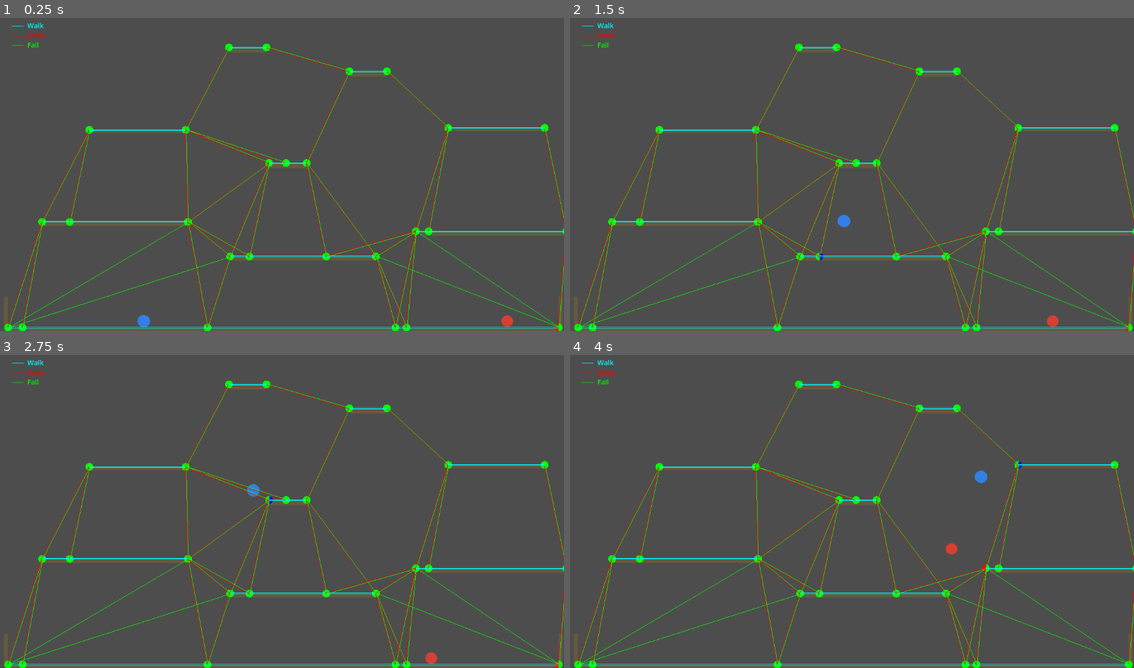
Above: before the commit, frames 1-4 (two rows, left to right).
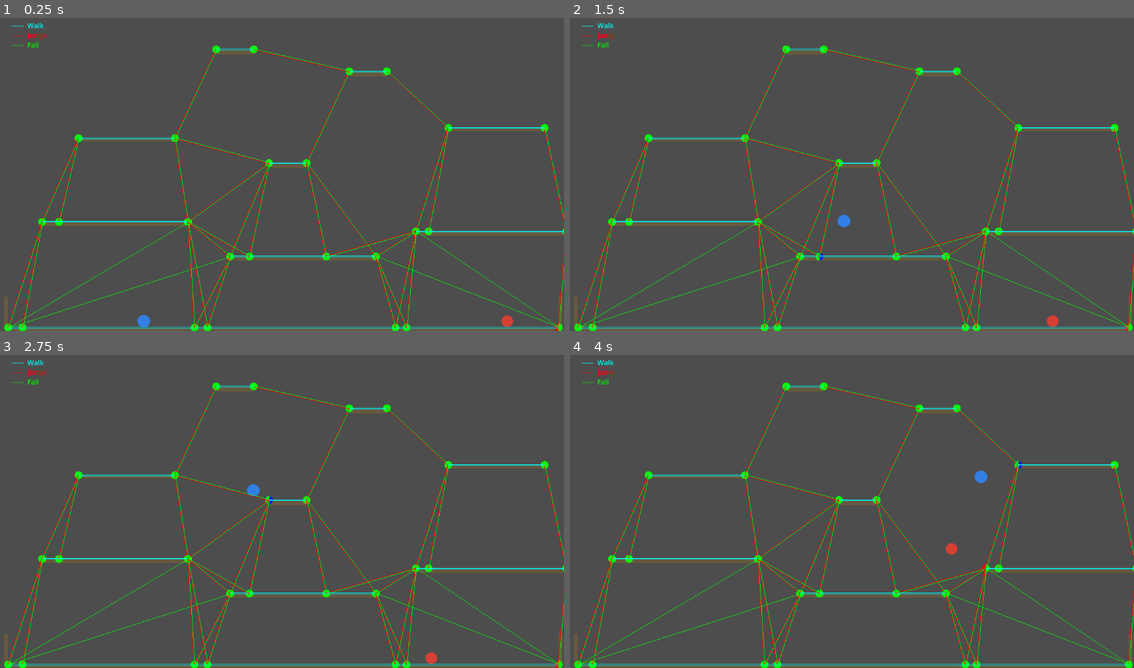
Above: after the commit, the same moments.

Repository: xhocquet/2d-platformer-pathfinding-demo
Game: Godot game, scene res://main.tscn
Two runs of this game, one before a commit and one after it. Both use one fixed random seed, a clock stepped at 60 frames per second and the inputs below.
Inputs:
- Up to frame 1 (0.25 s): no input
- Up to frame 2 (1.5 s): hold D (move_right) from 0.53 s (still down); tap W (jump) at 0.6, 0.77, 1.07, 1.35 s
- Up to frame 3 (2.75 s): tap W (jump) at 1.52, 1.82, 2.1 s; release D (move_right) at 2.03 s; hold A (move_left) from 2.03 s (still down)
- Up to frame 4 (4 s): release A (move_left) at 2.78 s; hold D (move_right) from 2.78 s (still down); tap W (jump) at 2.85, 3.02, 3.32, 3.6, 3.77 s

The runs differ from the first frame. In frame 1, 2.0% of the frame differs, in the area x 7-62%, y 8-100%; in frame 2, 2.0%; in frame 3, 2.0%; in frame 4, 2.0%.

Commit message:
Checkpoint

Diff:
--- a/enemy.gd
+++ b/enemy.gd
@@ -28,7 +28,7 @@
 ################################################################################
 func _ready() -> void:
 	_player = get_parent().get_node("Player") as CharacterBody2D
-	_graph = (get_parent().get_node("SectionGraph") as Node2D).graph
+	_graph = (get_parent().get_node("NaviGraph") as NaviGraph).graph
 	call_deferred("_initialize_ai_state")
 
 func _initialize_ai_state() -> void:
--- a/main.tscn
+++ b/main.tscn
@@ -1,6 +1,6 @@
 [gd_scene load_steps=7 format=3 uid="uid://cyx8m53vblv5h"]
 
-[ext_resource type="Script" uid="uid://qr7req7m0fik" path="res://section_graph_node.gd" id="1_graph_node"]
+[ext_resource type="Script" uid="uid://73nxds8a005i" path="res://navi_graph.gd" id="1_graph_node"]
 [ext_resource type="Script" uid="uid://dpqn24ggp7h6e" path="res://player.gd" id="1_script"]
 [ext_resource type="Script" uid="uid://cqutwd5buay8s" path="res://enemy.gd" id="2_script"]
 
@@ -72,7 +72,7 @@
 polygon = PackedVector2Array(-60, -12, 60, -12, 60, 12, -60, 12)
 
 [node name="Platform9" type="StaticBody2D" parent="."]
-position = Vector2(506, 73.09428)
+position = Vector2(480, 77.09945)
 scale = Vector2(0.6400484, 0.45145908)
 
 [node name="CollisionShape2D" type="CollisionShape2D" parent="Platform9"]
@@ -83,7 +83,7 @@
 polygon = PackedVector2Array(-60, -12, 60, -12, 60, 12, -60, 12)
 
 [node name="Platform5" type="StaticBody2D" parent="."]
-position = Vector2(281, 240.30994)
+position = Vector2(259, 257.3319)
 scale = Vector2(1.64, 0.27999997)
 
 [node name="CollisionShape2D" type="CollisionShape2D" parent="Platform5"]
@@ -172,5 +172,5 @@
 color = Color(0.85, 0.25, 0.2, 1)
 polygon = PackedVector2Array(22, 0, 20.36, 5.7, 15.56, 10.5, 9.87, 12.06, 3.88, 10.38, -0.94, 5.7, -2.53, 0, -0.94, -5.7, 3.88, -10.38, 9.87, -12.06, 15.56, -10.5, 20.36, -5.7)
 
-[node name="SectionGraph" type="Node2D" parent="."]
+[node name="NaviGraph" type="Node2D" parent="."]
 script = ExtResource("1_graph_node")
--- a/section_graph_node.gd
+++ b/navi_graph.gd
@@ -1,11 +1,16 @@
 @tool
-class_name SectionGraphNode
+class_name NaviGraph
 extends Node2D
 
 @export var debug_draw := true
+@export var max_jump_height: float = 220.0 # Max vertical rise for jump edges
+@export var jump_point_offset: float = 40.0 # Horizontal offset of jump points from ledge edge
+@export var max_edge_length: float = 300.0 # Max edge length (0 = no limit)
+@export var collapse_radius: float = 20.0 # Merge points within this distance
 
 var graph: SectionGraph
 var debug_ui: DebugUI
+
 var _last_source_positions: Dictionary = {}  # node path -> Vector2 (editor only)
 var _player: CharacterBody2D
 var _enemy: CharacterBody2D
@@ -17,7 +22,14 @@
 	graph = SectionGraph.new()
 	debug_ui = DebugUI.new()
 
+func _apply_graph_params() -> void:
+	graph.max_jump_height = max_jump_height
+	graph.jump_point_offset = jump_point_offset
+	graph.max_edge_length = max_edge_length
+	graph.collapse_radius = collapse_radius
+
 func _ready() -> void:
+	_apply_graph_params()
 	graph.set_root(get_parent())
 	_player = get_parent().get_node("Player") as CharacterBody2D
 	_enemy = get_parent().get_node("Enemy") as CharacterBody2D
@@ -31,7 +43,7 @@
 		out[parent.get_path_to(body)] = body.global_position
 	return out
 
-func _source_positions_changed(new_positions: Dictionary) -> bool:
+func _node_positions_changed(new_positions: Dictionary) -> bool:
 	if _last_source_positions.size() != new_positions.size():
 		return true
 
@@ -44,16 +56,16 @@
 
 	return false
 
+# In the editor, regenerate the graph when node positions change
 func _process(_delta: float) -> void:
 	if Engine.is_editor_hint():
 		var positions := _get_source_positions()
-		if not _source_positions_changed(positions):
+		if not _node_positions_changed(positions):
 			return
 		_last_source_positions = positions
 		graph = SectionGraph.new()
+		_apply_graph_params()
 		graph.set_root(get_parent())
-		queue_redraw()
-		return
 
 	queue_redraw()
 
@@ -72,5 +84,6 @@
 		player_sid = _player.get_current_section_id() if _player else &""
 		enemy_sid = _enemy.get_current_section_id() if _enemy else &""
 
-	debug_ui.draw_section_graph(self, graph, player_sid, enemy_sid)
-	debug_ui.draw_legend(self, graph)
+	if debug_ui:
+		debug_ui.draw_section_graph(self, graph, player_sid, enemy_sid)
+		debug_ui.draw_legend(self, graph)
--- a/player.gd
+++ b/player.gd
@@ -11,7 +11,7 @@
 var _current_section_id: StringName
 
 func _ready() -> void:
-	_graph = (get_parent().get_node("SectionGraph") as Node2D).graph
+	_graph = (get_parent().get_node("NaviGraph") as NaviGraph).graph
 
 func _physics_process(delta: float) -> void:
 	_update_closest_section()
--- a/section_graph.gd
+++ b/section_graph.gd
@@ -15,10 +15,11 @@
 var _node_to_sections: Dictionary = {}  # Node -> [section_id_left, section_id_right]
 var _platforms: Array[StaticBody2D] = []
 var _root: Node2D
-var max_jump_height: float = 220.0 # Max vertical rise for jump edges
-var jump_point_offset: float = 40.0 # Horizontal offset of jump points from ledge edge
-var max_edge_length: float = 300.0 # Max edge length (0 = no limit)
-var _collapse_radius: float = 20.0 # Merge points within this distance
+
+var max_jump_height: float = 220.0
+var jump_point_offset: float = 40.0
+var max_edge_length: float = 300.0
+var collapse_radius: float = 20.0
 
 func set_root(root: Node2D) -> void:
 	_root = root
@@ -222,7 +223,7 @@
 			var b: StringName = ids[j]
 			var pa: Vector2 = _positions.get(a, Vector2.ZERO)
 			var pb: Vector2 = _positions.get(b, Vector2.ZERO)
-			if pa.distance_to(pb) < _collapse_radius:
+			if pa.distance_to(pb) < collapse_radius:
 				var ra := _collapse_find(parent, a)
 				var rb := _collapse_find(parent, b)
 				if ra != rb:
@@ -263,6 +264,7 @@
 					continue
 				var x: float = pos.x
 				var y: float = pos.y
+				# Inner platform loop
 				for q in _platforms:
 					if q == p:
 						continue
@@ -327,8 +329,10 @@
 	for e in _edges:
 		var a: Vector2 = _positions.get(e.from, Vector2.ZERO)
 		var b: Vector2 = _positions.get(e.to, Vector2.ZERO)
+		# Prune edges that are too tall to jump
 		if absf(a.y - b.y) > max_jump_height:
 			continue
+		# Prune JUMP edges that are too long
 		if (
 		  max_edge_length > 0.0 and
 			e.type != EdgeType.WALK and
@@ -337,24 +341,23 @@
 		):
 			continue
 		keep.append(e)
+
+	# Cycle edges, refresh cache
 	_edges = keep
 	_edge_cache.clear()
 	for e in _edges:
 		_edge_cache[_edge_key(e.from, e.to, e.type)] = true
 
-# --- Small private helpers ---
-
 func _add_edge_if_reachable(from_id: StringName, to_id: StringName) -> void:
 	var from_pos: Vector2 = _positions.get(from_id, Vector2.ZERO)
 	var to_pos: Vector2 = _positions.get(to_id, Vector2.ZERO)
 	var dy: float = to_pos.y - from_pos.y
-	if dy > 0:
-		if not _is_platform_lr(from_id):
-			return
+
+	# Only allow falling from edge of platforms
+	if dy > 0 and _is_platform_lr(from_id):
 		_add_edge(from_id, to_id, EdgeType.FALL)
-	elif dy < 0 and (from_pos.y - to_pos.y) <= max_jump_height:
-		if not _is_platform_lr(to_id):
-			return
+	# Only allow jumping from edges, and within max_jump_height
+	elif dy < 0 and (from_pos.y - to_pos.y) <= max_jump_height and _is_platform_lr(to_id):
 		_add_edge(from_id, to_id, EdgeType.JUMP)
 
 func _is_platform_lr(section_id: StringName) -> bool:
Not shown, added: navi_graph.gd.uid
Not shown, removed: section_graph_node.gd.uid
